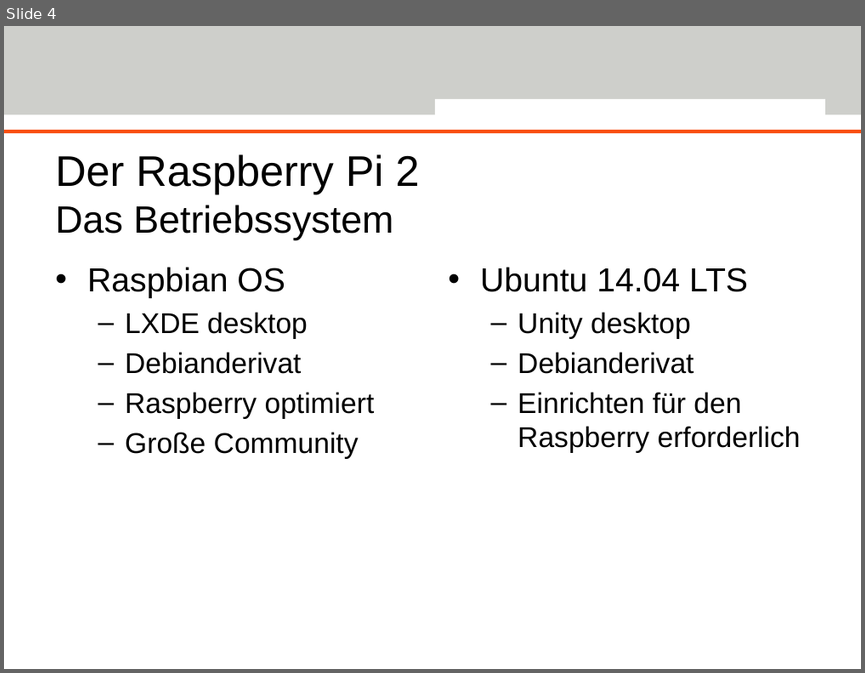
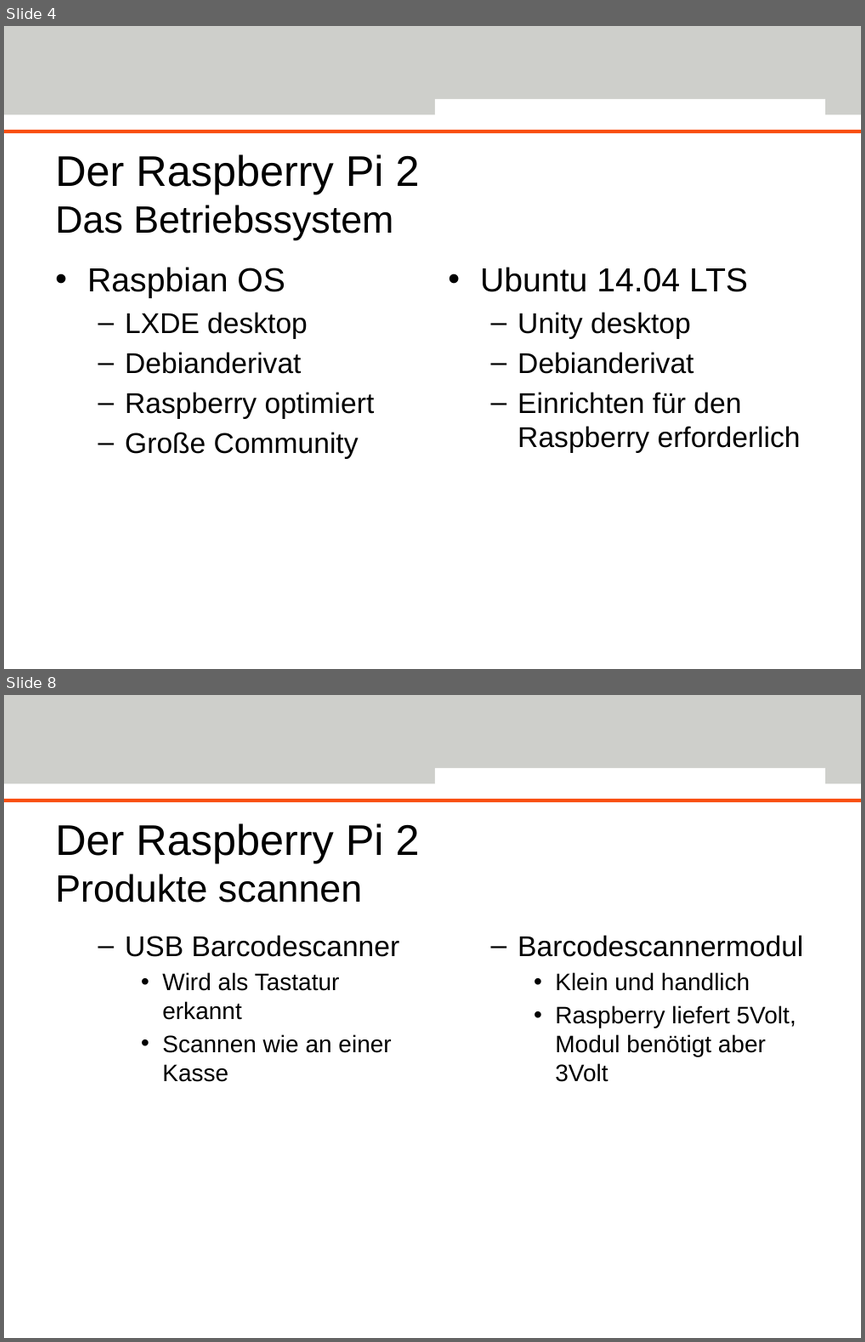
Before and after one commit to Deltachi/Tally_Teamproject, a slide deck: documents/presentation/TallyFinal.pptx. Shown one above the other, each under a label of ours: slide 4 before the commit, slides 4 and 8 after it; the slides between them are not shown. The pictures are 865x673 and 865x1342 pixels, drawn with LibreOffice and Linux fonts; fonts in the diff are those of the drawing; background and template pictures are left out. Boxes give left, top, right and bottom in pixels: in the first picture for what was removed or moved away, otherwise in the second. Text is boxed around its words. In the diff, an @@ line names an element or a change of style, - is before the commit and + after.

```diff
--- a/documents/presentation/TallyFinal.pptx
+++ b/documents/presentation/TallyFinal.pptx
@@ slide 8 added at [4,695,861,1338], background #FFFFFF; not listed: 3 template elements that a slide beside it also shows @@
@@ title added at [55,823,420,902], 36 pt, text #000000 @@
+Der Raspberry Pi 2
+Produkte scannen
@@ text added at [125,935,400,1082], 20 pt, text #000000 @@
+  – USB Barcodescanner
+    • Wird als Tastatur erkannt
+    • Scannen wie an einer Kasse
@@ text added at [517,935,803,1082], 20 pt, text #000000 @@
+  – Barcodescannermodul
+    • Klein und handlich
+    • Raspberry liefert 5Volt, Modul benötigt aber 3Volt
```
Also in this commit, not shown: 7 slides changed, 2 other slides added, 1 other file.
